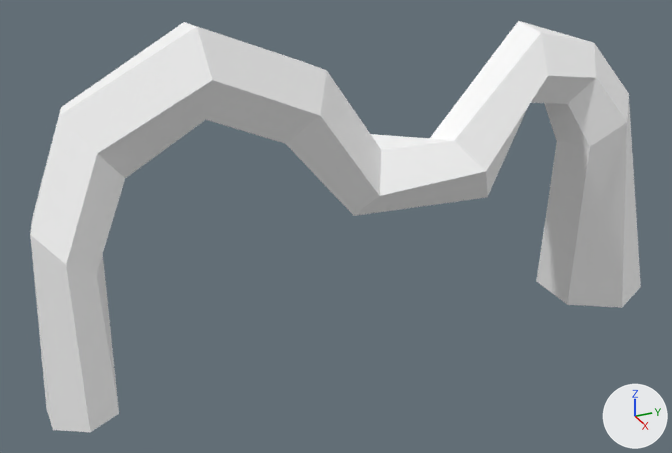
The glTF model assets/synty/nature/models/SM_Swamp_Root_02.glb, before and after one commit.
The view is the same before and after, from a 50 mm camera at (0.841, -0.183, 0.466) aimed at (-0.19, 0.281, -0.049). Arrows for +X, +Y and +Z are at lower right; the lights stay in place.

Objects in the first picture: 'SM_Swamp_Root_02'.
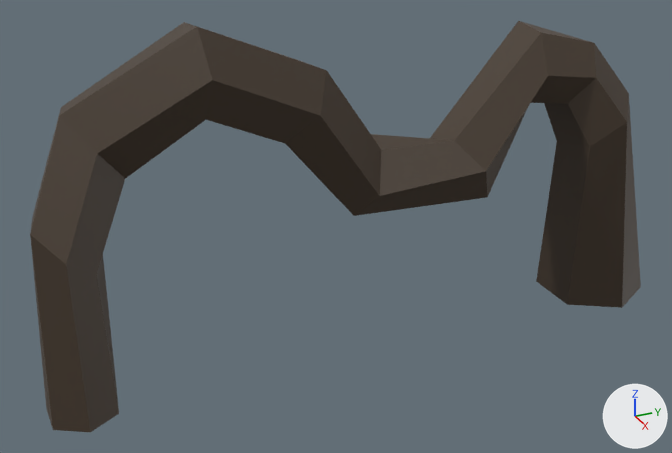
Patch to the scene script:
```diff
--- a/assets/synty/nature/models/SM_Swamp_Root_02.glb.py
+++ b/assets/synty/nature/models/SM_Swamp_Root_02.glb.py
@@ img_polygonnature_01 @@
+img_polygonnature_01 = load_image('PolygonNature_01', '_unpacked/PolygonNature_01', 512, 512, 'sRGB')
@@ mat_lambert2 @@
 mat_lambert2 = principled_material('lambert2')
-mat_lambert2.base_color = (1.0, 1.0, 1.0)  # white #ffffff
+mat_lambert2.texture = img_polygonnature_01
 mat_lambert2.roughness = 0.553
```

Where the change shows, as pixel boxes [x1, y1, x2, y2] in the pictures (672 x 453 px):
'SM_Swamp_Root_02', surface changed (white to brown)
    both: [30, 21, 641, 432]
